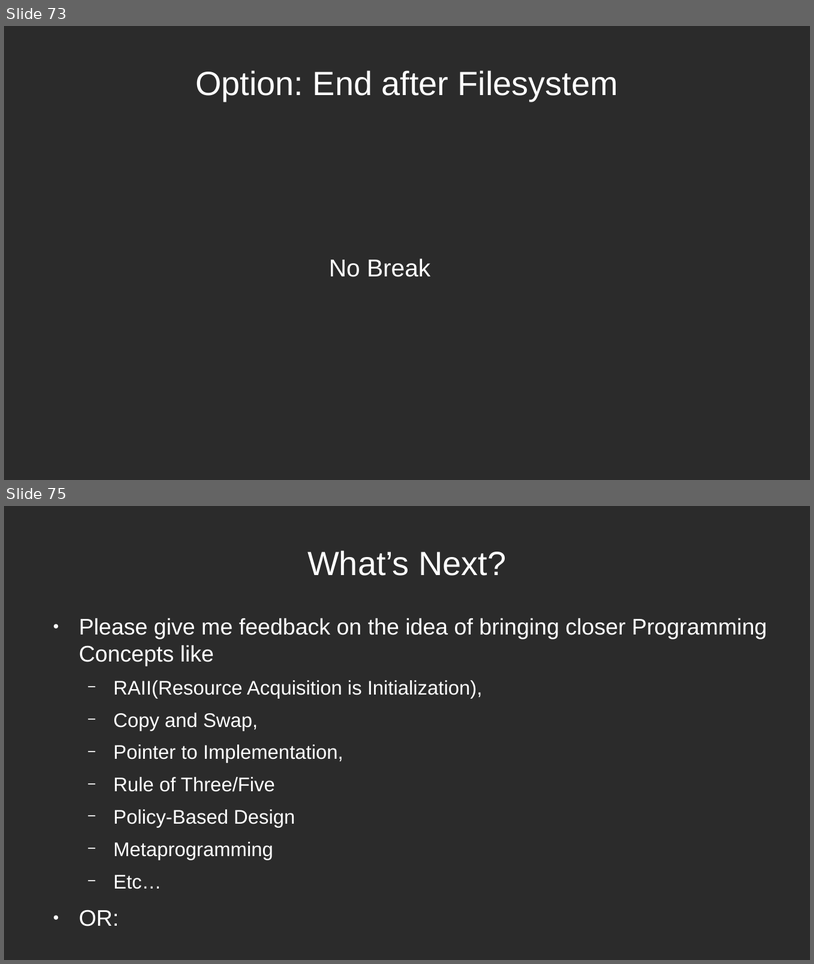
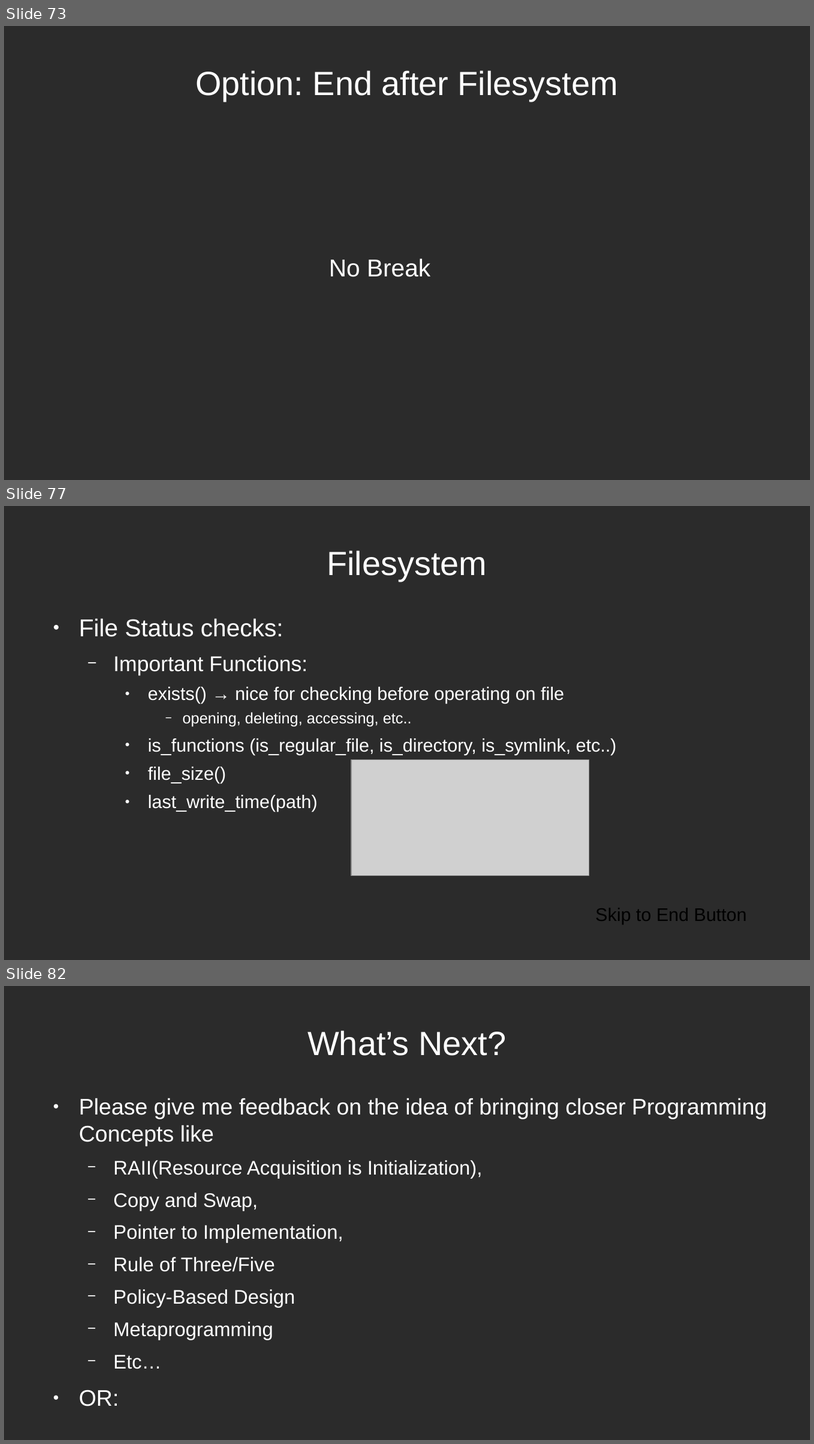
Before and after one commit to mleibeng/Crash-Course-CPP-11-17, a slide deck: Presentation/Crash Course CPP.odp. Shown one above the other, each under a label of ours: slides 73 and 75 before the commit, slides 73, 77 and 82 after it; the slides between them are not shown. The pictures are 814x964 and 814x1444 pixels, drawn with LibreOffice and Linux fonts; fonts in the diff are those of the drawing; grey boxes stand for pictures; background and template pictures are left out; a plain dark background stands for a picture behind light text. Boxes give left, top, right and bottom in pixels: in the first picture for what was removed or moved away, otherwise in the second. Text is boxed around its words. In the diff, an @@ line names an element or a change of style, - is before the commit and + after.

Commit message:
Added filesystem to presentation

```diff
--- a/Presentation/Crash Course CPP.odp
+++ b/Presentation/Crash Course CPP.odp
@@ slide 77 added at (x1=4, y1=506, x2=810, y2=960), background picture (left out) @@
@@ title added at (x1=327, y1=550, x2=487, y2=581), 33 pt, text #FFFFFF @@
+Filesystem
@@ text added at (x1=79, y1=618, x2=617, y2=811), 18 pt, text #FFFFFF @@
+● File Status checks:
+  − Important Functions:
+    ● exists() → nice for checking before operating on file
+      − opening, deleting, accessing, etc..
+    ● is_functions (is_regular_file, is_directory, is_symlink, etc..)
+    ● file_size()
+    ● last_write_time(path)
@@ picture added at (x1=351, y1=759, x2=590, y2=875) @@
@@ text added at (x1=596, y1=907, x2=747, y2=924), 18 pt, text #000000 @@
+Skip to End Button
@@ what was slide 75 is now slide 82 @@
```
Also in this commit, not shown: 1 slide changed, 6 other slides added.
